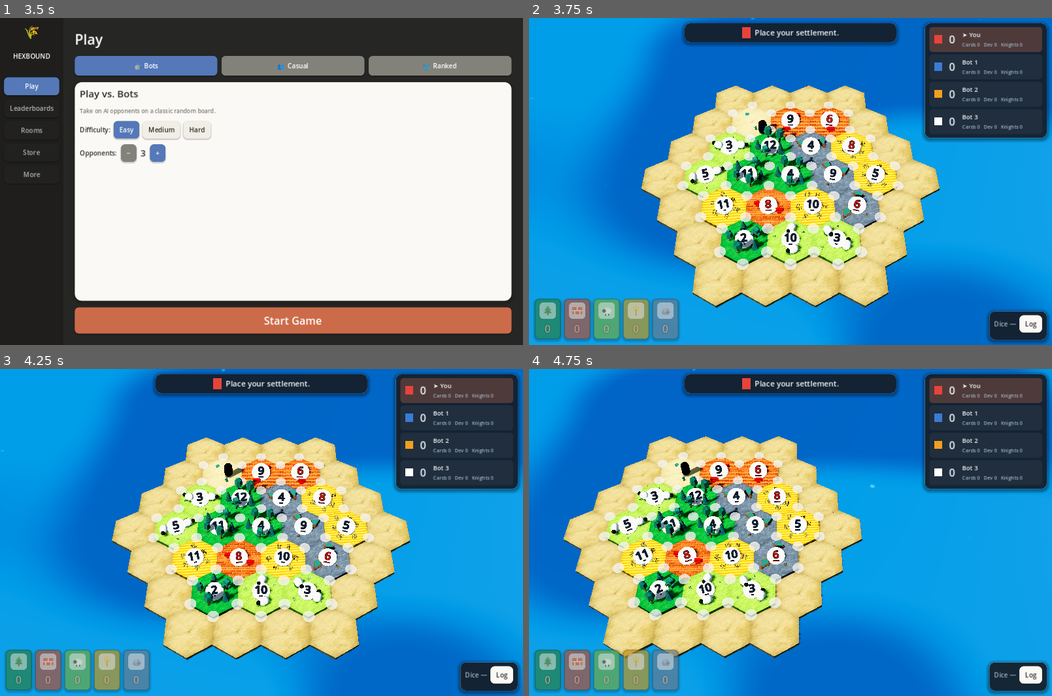
Above: before the commit, frames 1-4 (two rows, left to right).
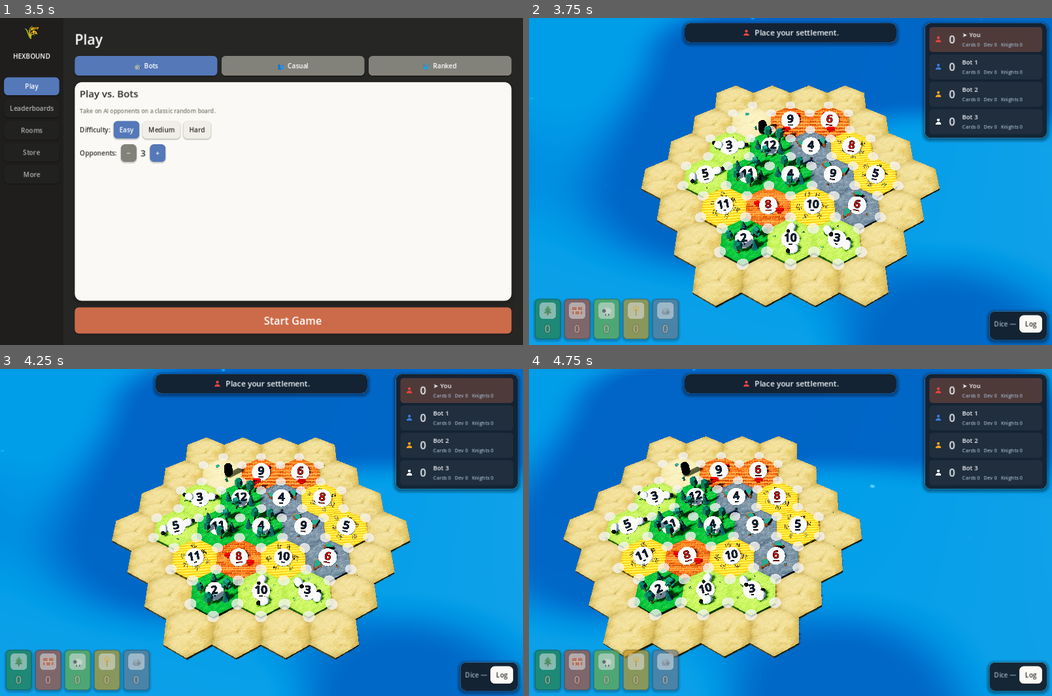
Above: after the commit, the same moments.

Repository: TotalArthur/FarmRush
Game: Godot game, scene res://scenes/Main.tscn
Two runs of this game, one before a commit and one after it. Both use one fixed random seed, a clock stepped at 60 frames per second and the inputs below.
Inputs (mouse positions are in pixels of both pictures, inside the frame that each line leads up to):
- Up to frame 1 (3.5 s): click "Play" at 0.5 s; click "Play" at 1.25 s; click "Easy" at 2 s; click "Easy" at 2.75 s
- Up to frame 2 (3.75 s): click "Start Game" at 3.5 s
- Up to frame 3 (4.25 s): no input
- Up to frame 4 (4.75 s): move the mouse to (905, 516) at 4.27 s; hold Right (ui_right) from 4.28 s (still down); click (905, 516) at 4.42 s

Frame 1 is identical in both runs. In frame 2, 0.2% of the frame differs, in the area x 40-79%, y 2-33%; in frame 3, 0.2%; in frame 4, 0.2%.

Commit message:
Roof colour = player colour; HUD colour squares -> tinted user icons
Roofs are now the primary ownership signal: the walnut/slate/tan rotation is
replaced by the owning player's colour as the roof base albedo, applied to
the settlement gable and the city hall roof + tower cap. Roof geometry and
the variant-seeded shape variety (steep gable / turned gable / saltbox) are
unchanged. A new shaders/roof.gdshader adds shingle-course seams plus
per-shingle tone and roughness breakup so the coloured roof reads as a tiled
surface rather than a flat tint, with the emission uniform gated behind the
RenderingDevice check (bloom pop on Forward+, clean satin on GL). Pennant
banners and road stripes stay as secondary reinforcement, and the ghost pass
now reads the roof shader's base_color for correct preview tinting.

HUD: the flat ColorRect squares in the player list rows and the turn banner
are replaced by a Lucide-style rounded user silhouette (white-on-transparent
SVG, assets/icons/player.svg) tinted via modulate to each player's colour —
same 20px footprint, no layout reflow, same icon for everyone so identity
reads purely by colour.

Co-Authored-By: Claude Sonnet 4.6 <noreply@anthropic.com>
Claude-Session: https://claude.ai/code/session_01EeaUzE1kz2DtZ3Ndp3Eh8x

Diff:
--- /dev/null
+++ b/godot/assets/icons/player.svg
@@ -0,0 +1 @@
+<svg xmlns="http://www.w3.org/2000/svg" width="48" height="48" viewBox="0 0 24 24" fill="white"><circle cx="12" cy="7.6" r="4.1"/><path d="M12 13.6c-4.5 0-8 2.7-8 6.4a1 1 0 0 0 1 1h14a1 1 0 0 0 1-1c0-3.7-3.5-6.4-8-6.4z"/></svg>
--- a/godot/scripts/ui/BoardView3D.gd
+++ b/godot/scripts/ui/BoardView3D.gd
@@ -62,11 +62,13 @@
 var _mat_cache := {}
 var _terrain_shader: Shader
 var _water_shader: Shader
+var _roof_shader: Shader
 var _hex_mesh: ArrayMesh
 
 func _ready() -> void:
 	_terrain_shader = load("res://shaders/terrain.gdshader")
 	_water_shader = load("res://shaders/water.gdshader")
+	_roof_shader = load("res://shaders/roof.gdshader")
 	_highlights = Node3D.new()
 	add_child(_highlights)
 	if Game.state != null:
@@ -202,9 +204,6 @@
 const TIMBER_COL := Color("7a5b40")   # dark wood (doors, poles, planks)
 const STONE_COL := Color("b7b1a4")    # stone base / chimneys
 const WINDOW_COL := Color("f7f0dd")   # bright shutter/window inset
-# Muted roof set — deliberately avoids the player colours (red/blue/orange/
-# white) so a roof never gets misread as ownership.
-const ROOF_COLS: Array[Color] = [Color("6f4a33"), Color("5c6670"), Color("a3814f")]
 
 ## Player-accent material: proper PBR (satin roughness, hint of metal) plus
 ## an emission boost when a RenderingDevice exists, so Forward+ bloom makes
@@ -221,6 +220,22 @@
 		m.emission_enabled = true
 		m.emission = color
 		m.emission_energy_multiplier = 0.55
+	_mat_cache[key] = m
+	return m
+
+## Player-coloured roof: THE primary ownership signal (roofs are the most
+## visible surface at distance). shaders/roof.gdshader adds shingle courses
+## and roughness breakup so it reads as a tiled surface, not a flat tint;
+## the emission uniform carries the Forward+ bloom boost and stays 0 on GL.
+func _roof_mat(color: Color) -> ShaderMaterial:
+	var key := "r_" + color.to_html()
+	if _mat_cache.has(key):
+		return _mat_cache[key]
+	var m := ShaderMaterial.new()
+	m.shader = _roof_shader
+	m.set_shader_parameter("base_color", color)
+	m.set_shader_parameter("emission_strength",
+		0.40 if RenderingServer.get_rendering_device() != null else 0.0)
 	_mat_cache[key] = m
 	return m
 
@@ -907,7 +922,6 @@
 func _make_settlement(color: Color, variant: int = 0) -> Node3D:
 	var root := Node3D.new()
 	var s := _r
-	var roof_col: Color = ROOF_COLS[variant % ROOF_COLS.size()]
 	# Walls + timber door (slightly proud of the face) + window shutter.
 	root.add_child(_box_part(Vector3(0.42, 0.30, 0.36) * s, _plastic(WALL_COL), Vector3(0, 0.15, 0) * s))
 	root.add_child(_box_part(Vector3(0.10, 0.17, 0.02) * s, _plastic(TIMBER_COL), Vector3(0.07, 0.085, 0.185) * s))
@@ -928,7 +942,7 @@
 			prism.size = Vector3(0.54, 0.16, 0.46) * s
 			rh = 0.16
 	roof.mesh = prism
-	roof.material_override = _plastic(roof_col)
+	roof.material_override = _roof_mat(color)   # roof = primary ownership signal
 	roof.position = Vector3(0, (0.30 + rh * 0.5) * s, 0)
 	root.add_child(roof)
 	# Stone chimney poking through one roof slope.
@@ -943,7 +957,6 @@
 func _make_city(color: Color, variant: int = 0) -> Node3D:
 	var root := Node3D.new()
 	var s := _r
-	var roof_col: Color = ROOF_COLS[(variant + 1) % ROOF_COLS.size()]
 	# Main hall: stone plinth + plaster upper story.
 	root.add_child(_box_part(Vector3(0.62, 0.16, 0.42) * s, _plastic(STONE_COL), Vector3(0, 0.08, 0) * s))
 	root.add_child(_box_part(Vector3(0.58, 0.24, 0.38) * s, _plastic(WALL_COL), Vector3(0, 0.28, 0) * s))
@@ -951,7 +964,7 @@
 	var prism := PrismMesh.new()
 	prism.size = Vector3(0.64, 0.20, 0.44) * s
 	roof.mesh = prism
-	roof.material_override = _plastic(roof_col)
+	roof.material_override = _roof_mat(color)   # roof = primary ownership signal
 	roof.position = Vector3(-0.04, 0.50, 0) * s
 	root.add_child(roof)
 	# Door + two hall windows.
@@ -967,7 +980,7 @@
 	pyr.height = 0.18 * s
 	pyr.radial_segments = 4
 	cap.mesh = pyr
-	cap.material_override = _plastic(roof_col)
+	cap.material_override = _roof_mat(color)
 	cap.position = Vector3(0.23, 0.65, -0.04) * s
 	cap.rotation.y = PI * 0.25
 	root.add_child(cap)
@@ -1011,7 +1024,15 @@
 	for child in node.get_children():
 		if child is MeshInstance3D:
 			var src = child.material_override
-			var base_col: Color = src.albedo_color if src is StandardMaterial3D else Color.WHITE
+			var base_col := Color.WHITE
+			if src is StandardMaterial3D:
+				base_col = src.albedo_color
+			elif src is ShaderMaterial:
+				var p = src.get_shader_parameter("base_color")
+				if p is Color:
+					base_col = p
+				elif p is Vector3:
+					base_col = Color(p.x, p.y, p.z)
 			var mat := StandardMaterial3D.new()
 			mat.albedo_color = Color(base_col.r, base_col.g, base_col.b, 0.4)
 			mat.transparency = BaseMaterial3D.TRANSPARENCY_ALPHA
--- a/godot/scripts/ui/GameScreen.gd
+++ b/godot/scripts/ui/GameScreen.gd
@@ -19,7 +19,7 @@
 var external_board = null        # set by Game3DWorld before add_child
 
 var prompt_label: Label
-var turn_swatch: ColorRect
+var turn_swatch: TextureRect   # tinted player icon, recoloured per turn
 var players_bar: VBoxContainer
 var log_label: RichTextLabel
 var hand_bar: HBoxContainer
@@ -92,9 +92,7 @@
 	row.alignment = BoxContainer.ALIGNMENT_CENTER
 	row.add_theme_constant_override("separation", 10)
 	panel.add_child(row)
-	turn_swatch = ColorRect.new()
-	turn_swatch.custom_minimum_size = Vector2(20, 20)
-	turn_swatch.color = Color.WHITE
+	turn_swatch = UITheme.player_icon(Color.WHITE, 20)
 	row.add_child(turn_swatch)
 	prompt_label = Label.new()
 	prompt_label.horizontal_alignment = HORIZONTAL_ALIGNMENT_CENTER
@@ -279,11 +277,7 @@
 	var h := HBoxContainer.new()
 	h.add_theme_constant_override("separation", 9)
 	row.add_child(h)
-	var sw := ColorRect.new()
-	sw.color = p.color
-	sw.custom_minimum_size = Vector2(20, 20)
-	sw.size_flags_vertical = Control.SIZE_SHRINK_CENTER
-	h.add_child(sw)
+	h.add_child(UITheme.player_icon(p.color, 20))
 	# VP is THE score — it gets the big number.
 	var vp := Label.new()
 	vp.text = str(s.victory_points(p.id, is_view))
@@ -391,7 +385,7 @@
 
 func _refresh_prompt(s: GameState) -> void:
 	var cur := s.players[s.current]
-	turn_swatch.color = cur.color
+	turn_swatch.modulate = cur.color
 	match s.phase:
 		Consts.Phase.SETUP:
 			prompt_label.text = "Place your %s." % ("road" if s.setup_need_road else "settlement") if Game.is_my_control() else "%s is placing…" % cur.name
--- a/godot/scripts/ui/UITheme.gd
+++ b/godot/scripts/ui/UITheme.gd
@@ -260,6 +260,21 @@
 		e["icon"].modulate = Color(1, 1, 1) if enough else Color(1, 0.42, 0.42)
 		e["lbl"].add_theme_color_override("font_color", INK_SOFT if enough else Color("c0392b"))
 	b.modulate.a = 0.55 if b.disabled else 1.0
+
+# Player identity icon -------------------------------------------------------
+## Lucide-style rounded user silhouette (white-on-transparent SVG) tinted to
+## the player's colour via modulate at runtime. Same shape for everyone —
+## identity reads by colour, not icon variety. Sized to the footprint of the
+## old 20x20 colour square so no HUD reflow is needed.
+static func player_icon(color: Color, size: int = 20) -> TextureRect:
+	var tr := TextureRect.new()
+	tr.texture = load("res://assets/icons/player.svg")
+	tr.custom_minimum_size = Vector2(size, size)
+	tr.expand_mode = TextureRect.EXPAND_IGNORE_SIZE
+	tr.stretch_mode = TextureRect.STRETCH_KEEP_ASPECT_CENTERED
+	tr.size_flags_vertical = Control.SIZE_SHRINK_CENTER
+	tr.modulate = color
+	return tr
 
 # Hand card (a real card prop: colored face, icon chip, count) -------------
 static func hand_card(res: int, count: int) -> Control:
--- /dev/null
+++ b/godot/shaders/roof.gdshader
@@ -0,0 +1,48 @@
+shader_type spatial;
+
+// Player-coloured roof material. The base albedo is the owning player's
+// colour; shingle-course banding plus noise tone/roughness breakup keep it
+// reading as a tiled surface instead of a flat plastic block (the failure
+// mode the old full-mesh tint had). Emission is driven by a uniform so
+// GDScript can gate the Forward+ bloom boost behind the RenderingDevice
+// check and leave it at 0.0 on GL.
+
+uniform vec3 base_color : source_color = vec3(0.8, 0.3, 0.2);
+uniform float emission_strength = 0.0;
+
+varying vec3 v_local;
+
+float hash12(vec2 p) {
+	vec3 p3 = fract(vec3(p.xyx) * 0.1031);
+	p3 += dot(p3, p3.yzx + 33.33);
+	return fract((p3.x + p3.y) * p3.z);
+}
+
+float vnoise(vec2 p) {
+	vec2 i = floor(p);
+	vec2 f = fract(p);
+	f = f * f * (3.0 - 2.0 * f);
+	float a = hash12(i);
+	float b = hash12(i + vec2(1.0, 0.0));
+	float c = hash12(i + vec2(0.0, 1.0));
+	float d = hash12(i + vec2(1.0, 1.0));
+	return mix(mix(a, b, f.x), mix(c, d, f.x), f.y);
+}
+
+void vertex() {
+	v_local = VERTEX;
+}
+
+void fragment() {
+	// Shingle courses: thin darkened seams stacked up the roof height.
+	float course = fract(v_local.y * 26.0 + vnoise(v_local.xz * 30.0) * 0.35);
+	float seam = smoothstep(0.22, 0.0, course) * 0.14;
+	// Per-tile tone breakup so adjacent shingles vary slightly.
+	float n = vnoise(v_local.xz * 46.0 + floor(v_local.y * 26.0) * 7.31);
+	vec3 col = base_color * (1.0 - seam) * (0.90 + 0.18 * n);
+	ALBEDO = col;
+	// Satin base (matches the accent spec ~0.35) with per-shingle variation.
+	ROUGHNESS = 0.48 - 0.22 * n;
+	METALLIC = 0.05;
+	EMISSION = base_color * emission_strength * (0.85 + 0.30 * n);
+}
Not shown, added: godot/assets/icons/player.svg.import
Binary file changed: godot/docs/preview.png
